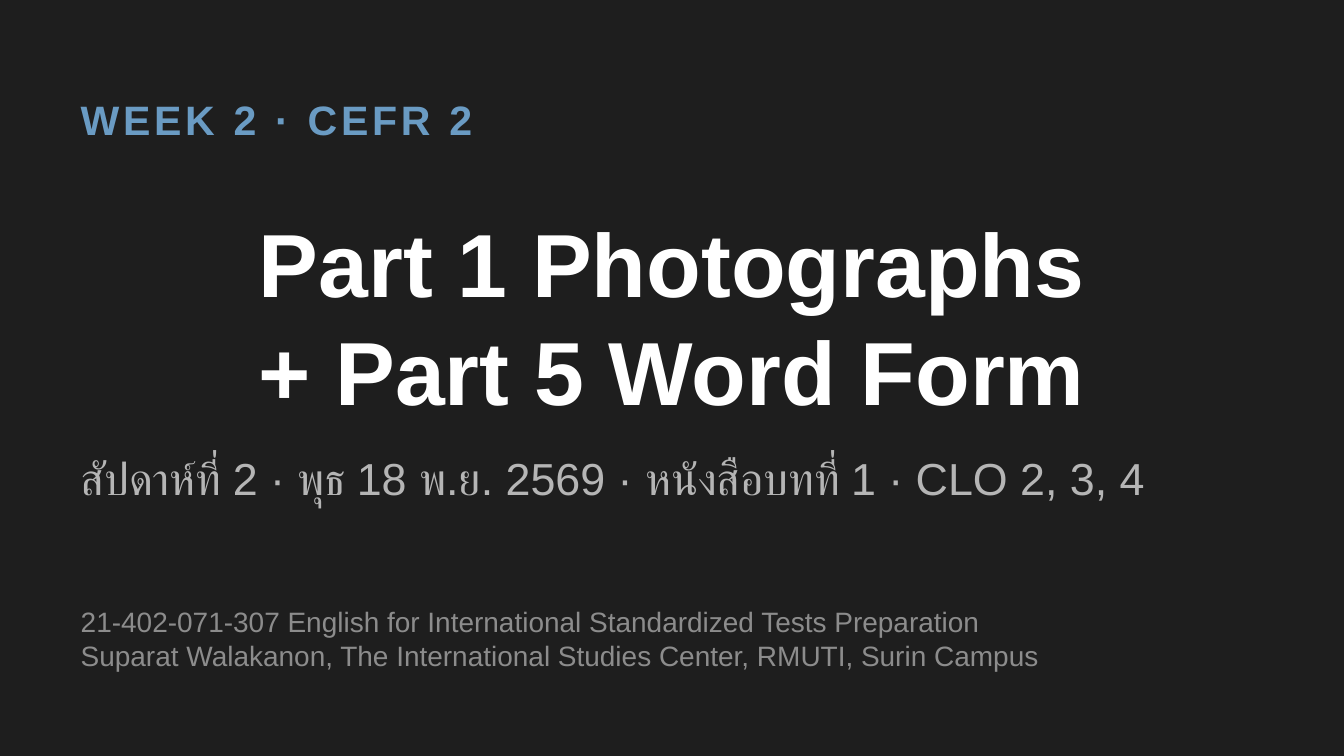
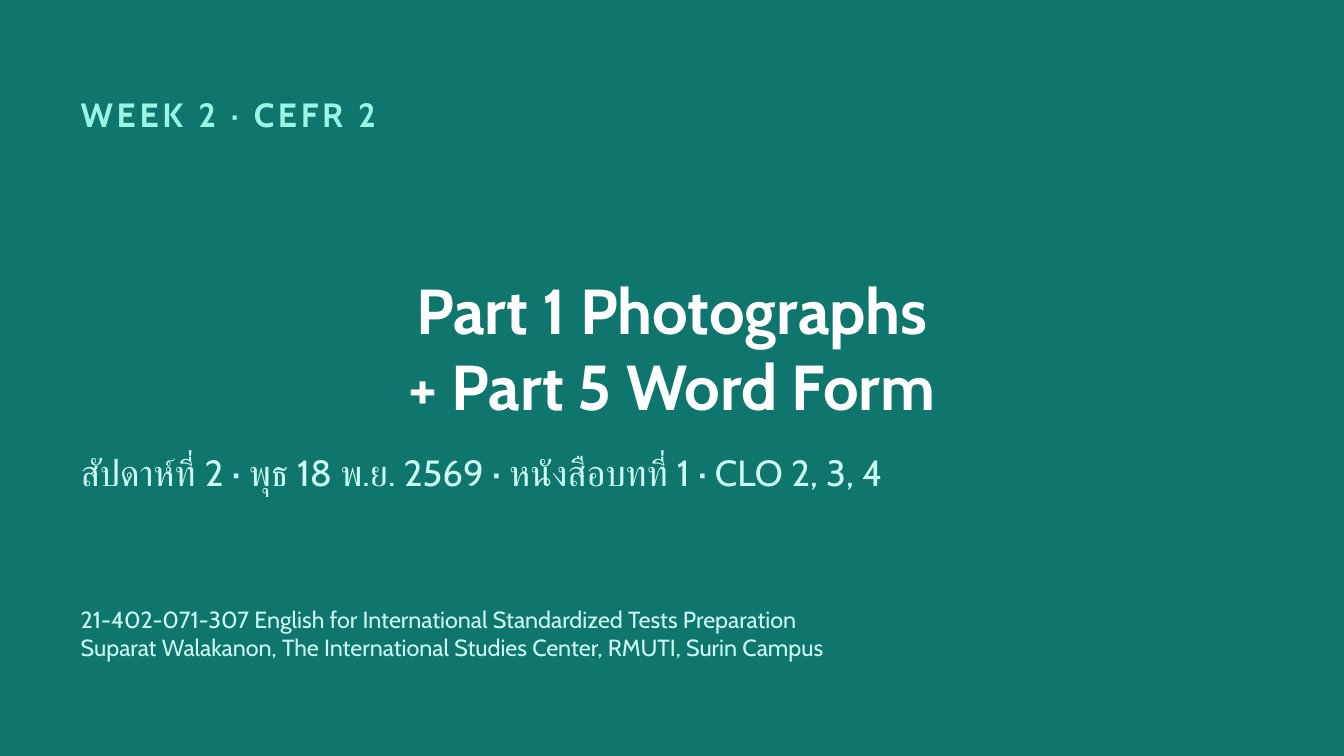
Before and after one commit to surin-english-hub/cefr2, a slide deck: slide 1 of docs/week-02/Week02_Part1_Photographs_Part5_WordForm.pptx. Drawn at 1344x756 pixels with LibreOffice and Linux fonts; fonts in the diff are those of the drawing. Boxes give left, top, right and bottom in pixels: in the first picture for what was removed or moved away, otherwise in the second. Text is boxed around its words. In the diff, an @@ line names an element or a change of style, - is before the commit and + after.

```diff
--- a/docs/week-02/Week02_Part1_Photographs_Part5_WordForm.pptx
+++ b/docs/week-02/Week02_Part1_Photographs_Part5_WordForm.pptx
@@ background #1E1E1E to #0F766E @@
@@ text "WEEK 2 · CEFR 2" at (81,103,376,128): size 22 to 18 pt, font Arial to Cabin, text colour #6A9BC3 to #99F6E4 @@
@@ title "Part 1 Photographs" at (416,286,935,411): size 48 to 34 pt, font Arial to Cabin @@
@@ text "สัปดาห์ที่ 2 · พุธ 18 ..." at (81,458,882,497): size 24 to 19.5 pt, font Arial to Cabin, text colour #B5B5B5 to #CCFBF1 @@
@@ text "21-402-071-307 English for International Standardized ..." at (81,610,823,662): size 15 to 12.5 pt, font Arial to Cabin, text colour #8C8C8C to #CCFBF1 @@
```
Also in this commit, not shown: 24 other slides changed, 2 other files.
